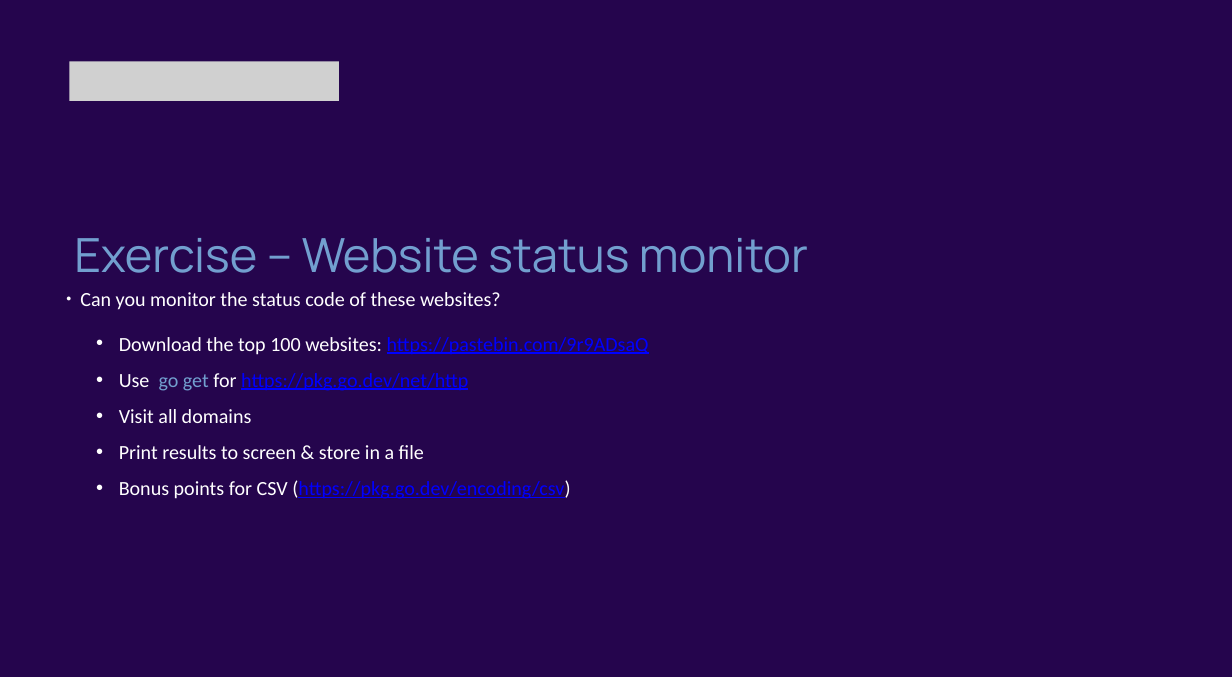
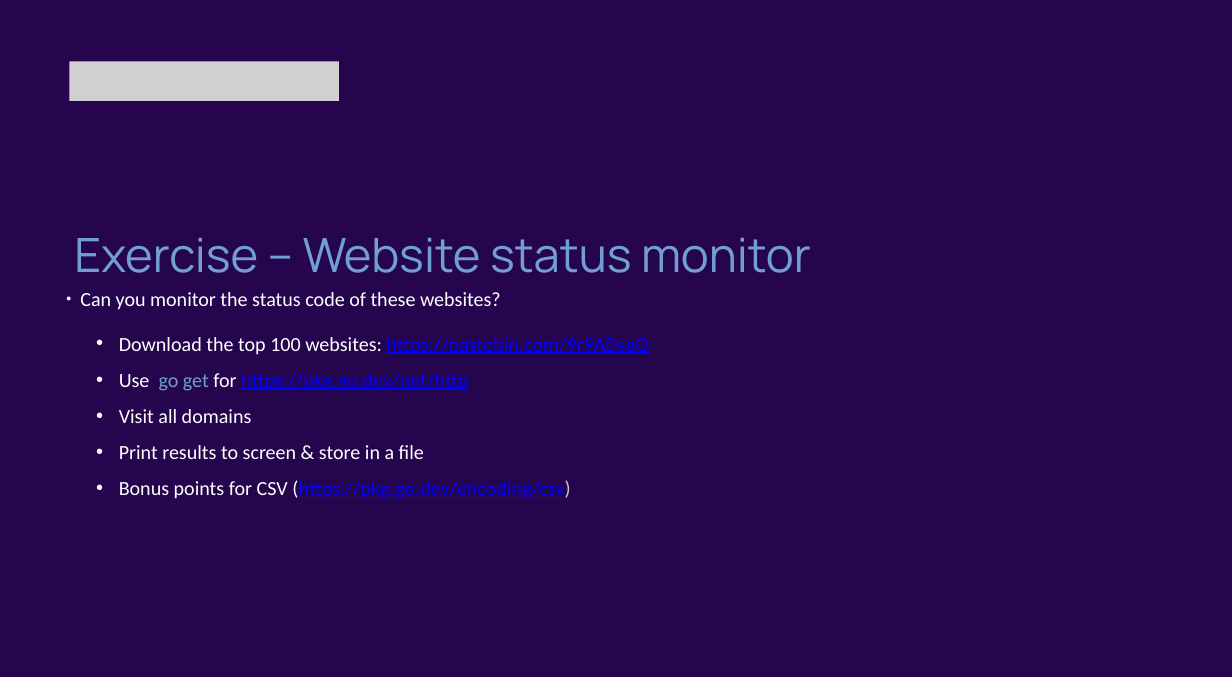
Before and after one commit to mitchelkoster/inholland-2025, a slide deck: slide 58 of presentation.pptx. Drawn at 1232x677 pixels with LibreOffice and Linux fonts; fonts in the diff are those of the drawing; grey boxes stand for pictures; background and template pictures are left out. Boxes give left, top, right and bottom in pixels: in the first picture for what was removed or moved away, otherwise in the second. Text is boxed around its words. In the diff, an @@ line names an element or a change of style, - is before the commit and + after.

Commit message:
Fixed linke colors

```diff
--- a/presentation.pptx
+++ b/presentation.pptx
@@ text "Exercise – Website status monitor" at <box>74,238,811,273</box>: size 56.3 to 56.5 pt @@
@@ text at <box>119,480,570,499</box>: text colour #FFFFFF to #CCCCCC in "(https://pkg.go.dev/encoding/csv)" @@
```
Also in this commit, not shown: 58 other slides changed.
